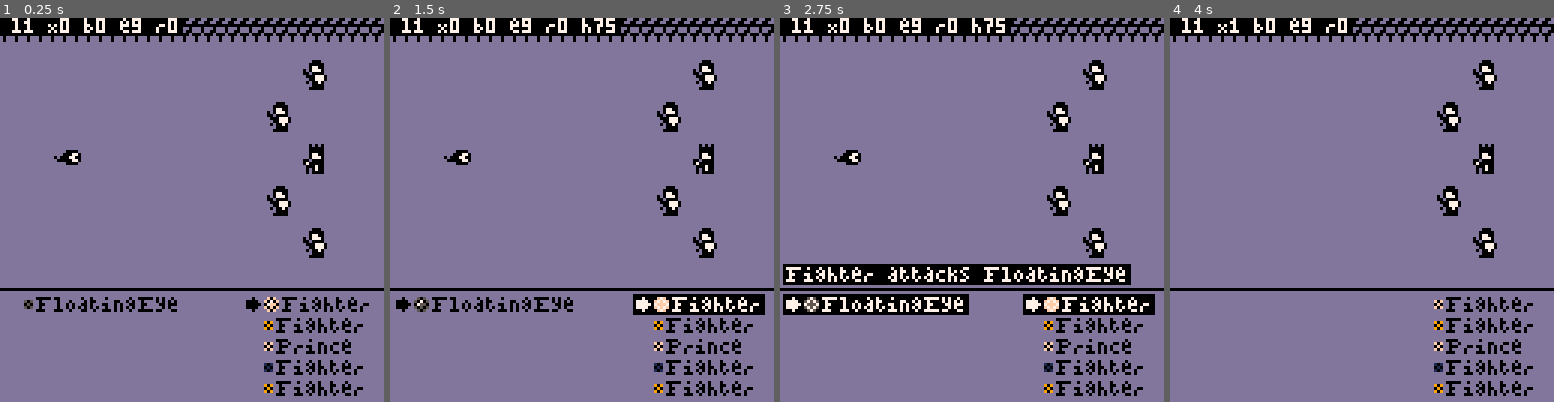
Above: before the commit, frames 1-4 (left to right).
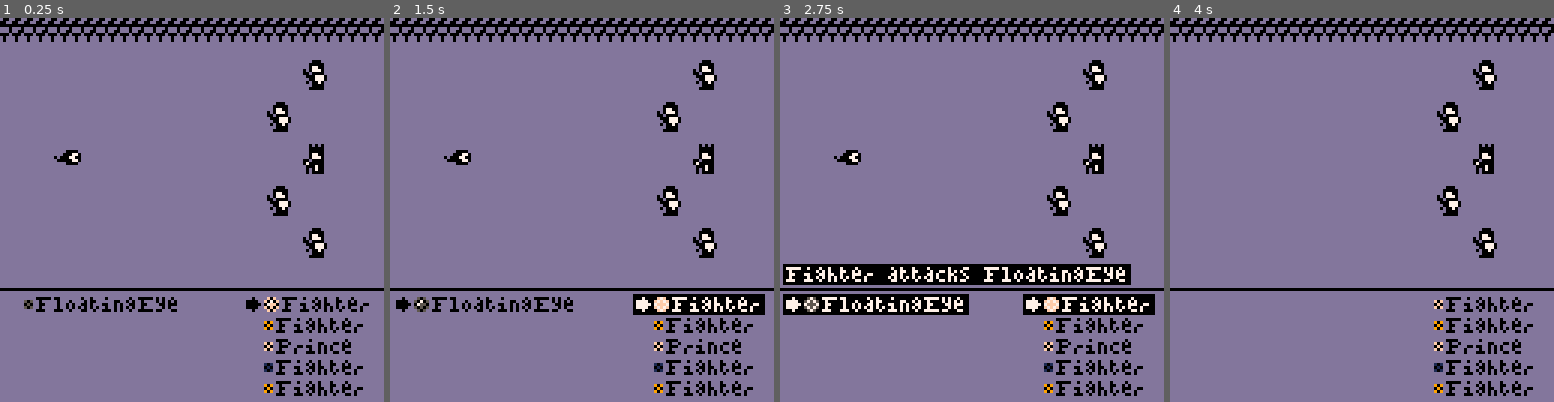
Above: after the commit, the same moments.

Repository: JohnAdamZiolkowski/Pico8-Hive
Game: PICO-8 cartridge prince/prince.p8
Two runs of this game, one before a commit and one after it. Both use one fixed random seed, a clock stepped at 60 frames per second and the inputs below.
Inputs:
- Up to frame 1 (0.25 s): no input
- Up to frame 2 (1.5 s): tap X (X key) at 0.33, 1.07 s; tap O (Z key) at 0.7 s
- Up to frame 3 (2.75 s): hold Right 1.6-2.1 s; tap O (Z key) at 1.7, 2.1, 2.5 s; tap X (X key) at 1.85 s; hold Up 2.15-2.42 s; hold Right from 2.47 s (still down)
- Up to frame 4 (4 s): tap O (Z key) at 2.9, 3.3, 3.7 s; tap X (X key) at 2.97 s; release Right at 3.03 s; hold Left 3.08-3.58 s; hold Down 3.63-3.97 s

The runs differ from the first frame. In frame 1, 1.2% of the frame differs, in the area x 0-48%, y 0-5%; in frame 2, 1.6%, in the area x 0-61%, y 0-5%; in frame 3, 1.6%; in frame 4, 1.2%.

Commit message:
hide stats by default, add option to show them

Diff:
--- a/prince/prince.p8
+++ b/prince/prince.p8
@@ -182,6 +182,10 @@
 	 o={"^new", "^cont."},
  	v={false, true},
 	 s=2},
+	{i=11, n="^draw stats",
+	 o={"^off", "^on"},
+ 	v={false, true},
+	 s=1},
 }
 
 function set_up_settings()
@@ -195,6 +199,7 @@
  random_enemy = set_up_setting(8)
  hit_chance = set_up_setting(9)
  continue = set_up_setting(10)
+ stats = set_up_setting(11)
 end
 function set_up_setting(index)
  local setting = lget(settings,index)
@@ -1406,24 +1411,26 @@
 end
 
 function draw_stats()
- message = ""
- message = message.." l"..arena.party.level
- message = message.." x"..arena.party.score
- message = message.." b"..arena.party.battles
- message = message.." e"..#unlocked_elements
- message = message.." r"..arena.party.luck
-
- if cur and cur.l and cur.l == opposition(turn) and cur.s and cur.s.i then
-  local attacker = lget(turn,cur.s.i)
-  local main_target = {t=lget(opposition(turn),cur.i)}
-
-  local hit_chance = get_hit_chance(attacker, main_target)
-  hit_chance = sub(""..hit_chance*100,1,2)
-  if hit_chance then
-   message = message.." h"..hit_chance
-  end
- end
- print(message, 0, 0, white, black)
+ if stats then
+  message = ""
+  message = message.." l"..arena.party.level
+  message = message.." x"..arena.party.score
+  message = message.." b"..arena.party.battles
+  message = message.." e"..#unlocked_elements
+  message = message.." r"..arena.party.luck
+
+  if cur and cur.l and cur.l == opposition(turn) and cur.s and cur.s.i then
+   local attacker = lget(turn,cur.s.i)
+   local main_target = {t=lget(opposition(turn),cur.i)}
+
+   local hit_chance = get_hit_chance(attacker, main_target)
+   hit_chance = sub(""..hit_chance*100,1,2)
+   if hit_chance then
+    message = message.." h"..hit_chance
+   end
+  end
+  print(message, 0, 0, white, black)
+	end
 end
 
 function _draw()
